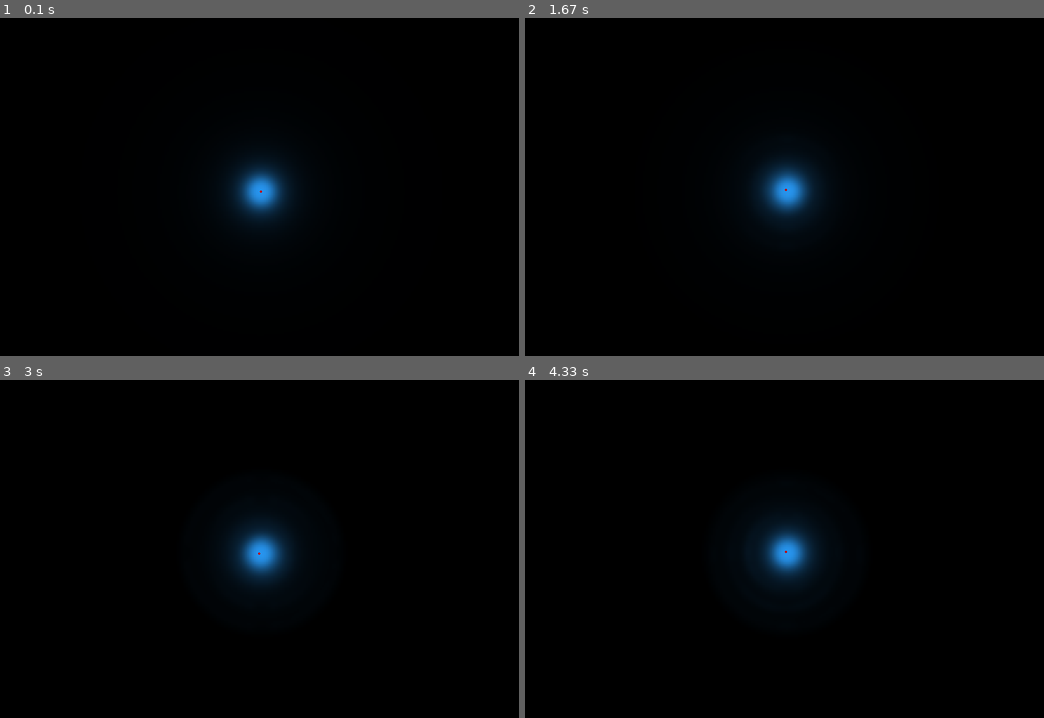
Above: before the commit, frames 1-4 (two rows, left to right).
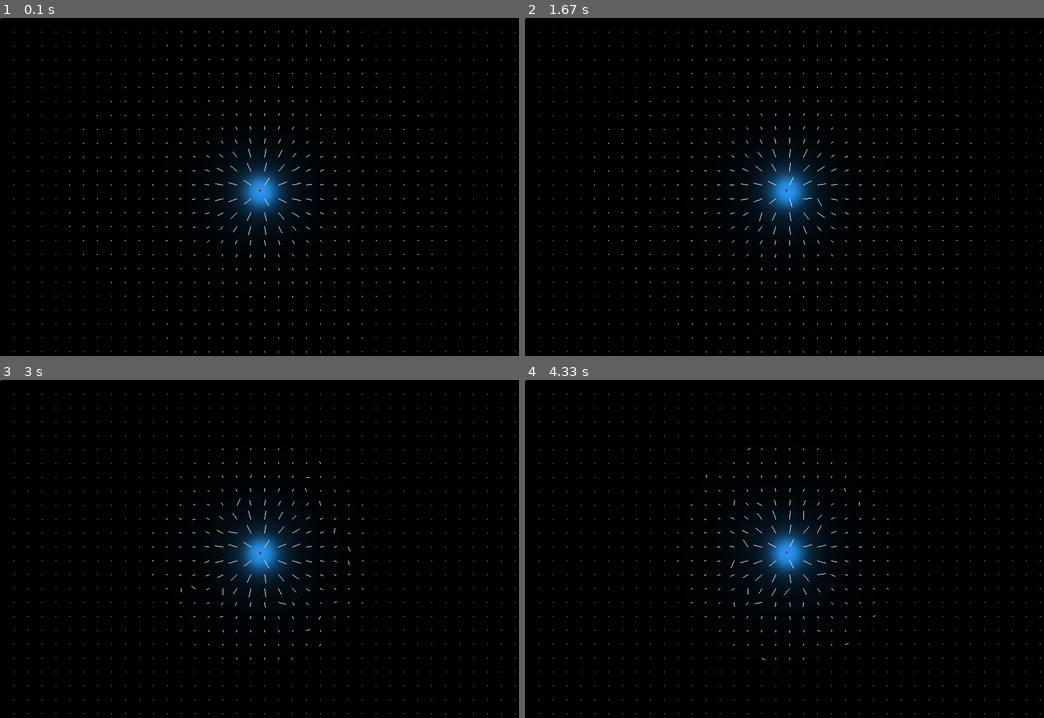
Above: after the commit, the same moments.

Repository: philippus180/Electromagnetic-Simulation
Game: pygame game, started from graphic_pygame.py
Same seed, same stepped clock (60 frames per second), same inputs: the game is played once before the commit and once after it.
Inputs (mouse positions are in pixels of both pictures, inside the frame that each line leads up to):
- Up to frame 1 (0.1 s): no input
- Up to frame 2 (1.67 s): hold Right 0.33-0.8 s; move the mouse to (768, 207) at 0.37 s; hold Up 0.83-1.13 s; hold Right 1.17-1.63 s
- Up to frame 3 (3 s): hold Left 1.67-2.2 s; hold Down 2.23-2.53 s; hold Left 2.57-2.97 s
- Up to frame 4 (4.33 s): hold Up 3-3.37 s; hold Right 3.4-4.03 s; hold Down from 4.07 s (still down)

The runs differ from the first frame. In frame 1, 0.4% of the frame differs, in the area x 0-100%, y 0-99%; in frame 2, 0.4%; in frame 3, 0.4%; in frame 4, 0.4%.

Commit message:
better scaling of positions

Diff:
--- a/graphic_pygame.py
+++ b/graphic_pygame.py
@@ -8,7 +8,7 @@
 
 
 WIDTH, HEIGHT = (900, 600)
-FPS = 50
+FPS = 30
 
 if len(sys.argv) > 1:
     WIDTH, HEIGHT = [int(i) for i in sys.argv[1].split('x')]
@@ -28,7 +28,7 @@
 Space = Field_Area(WIDTH//scale_factor, HEIGHT//scale_factor, pixel_size, dt, speed_of_light)
 
 mouse_charge = Space.add_charge(charge=1)
-# test_charge = Space.add_charge(charge=20, init_position = np.array([1,7.,0]))
+# test_charge = Space.add_charge(charge=-2, init_position = np.array([15,15.,0]))
 
 # Set up colors
 black = (0, 0, 0)
@@ -48,7 +48,7 @@
 electric_field_surface = pygame.Surface((x_resolution*scale_factor, y_resolution*scale_factor))
 
 
-draw_field_vectors = False
+draw_field_vectors = True
 mouse_input = False
 
 down_pressed = False
@@ -193,7 +193,7 @@
     ### UPDATE PHYSICS ###
 
     if mouse_input:
-        mouse_charge.set_update(Space.dt, Space.position_at_index((mouse_x, mouse_y)))
+        mouse_charge.set_update(Space.dt, Space.position_at_index((mouse_x, mouse_y), scale_factor))
     else:
         mouse_charge.set_update(Space.dt, new_charge_pos, new_charge_vel, new_charge_acc)
 
@@ -216,19 +216,19 @@
 
 
     if mouse_charge.charge == 0:
-        pygame.draw.circle(screen, white, scale_factor*Space.index_of_position(mouse_charge.position), 2)
+        pygame.draw.circle(screen, white, Space.index_of_position(mouse_charge.position, scale_factor), 2)
     elif mouse_charge.charge > 0:
-        pygame.draw.circle(screen, red, scale_factor*Space.index_of_position(mouse_charge.position), 2 * np.ceil(mouse_charge.charge))
+        pygame.draw.circle(screen, red, Space.index_of_position(mouse_charge.position, scale_factor), 2 * np.ceil(mouse_charge.charge))
     elif mouse_charge.charge < 0:
-        pygame.draw.circle(screen, blue, scale_factor*Space.index_of_position(mouse_charge.position), 2 * np.ceil(-mouse_charge.charge))
-    # pygame.draw.circle(screen, green, Space.index_of_position(test_charge.position), 2)
+        pygame.draw.circle(screen, blue, Space.index_of_position(mouse_charge.position, scale_factor), 2 * np.ceil(-mouse_charge.charge))
+    # pygame.draw.circle(screen, green, Space.index_of_position(test_charge.position, scale_factor), 2)
 
 
     if draw_field_vectors:
         start_time = time.time()
-        for pos in Space.position[::10, ::10].reshape(-1, 3):
-            start = scale_factor * Space.index_of_position(pos)
-            end = scale_factor * Space.index_of_position(pos[:2] + Space.E_at_position(pos)[:2] / max(0.05, np.linalg.norm(Space.E_at_position(pos)[:2])))
+        for pos in Space.position[::8, ::8].reshape(-1, 3):
+            start = Space.index_of_position(pos, scale_factor)
+            end = Space.index_of_position(pos[:2] + Space.E_at_position(pos)[:2] / max(0.05, np.linalg.norm(Space.E_at_position(pos)[:2])), scale_factor)
             pygame.draw.line(screen, white, start, end, width=1)
 
         end_time = time.time()
--- a/maxwell_calculation.py
+++ b/maxwell_calculation.py
@@ -22,8 +22,9 @@
 def add_vector_to_list(list, vector):
     return np.concatenate((list, vector[np.newaxis,:]))
 
+
 class Charge():
-    max_length_old = 100
+    max_length_old = 80
 
     def __init__(self, field: 'Field_Area', charge=1, mass=1, init_position=np.zeros(3), init_velocity=np.zeros(3)) -> None:
         self.charge = charge
@@ -39,6 +40,7 @@
 
         self.light_travel_distance = np.arange(self.max_length_old, -1, -1) * field.speed_of_light * field.dt
         self.old_dt = np.ones(self.max_length_old) * field.dt
+
 
     def lorentz_force(self):
         return self.charge * (self.field.E_at_position(self.position) )# + np.cross(self.velocity, self.field.B(self.position)))
@@ -140,35 +142,38 @@
         self.dx = self.speed_of_light*self.dt
 
 
-    def position_at_index(self, index):
-        return self.position[index]
-
-
-    def index_of_position(self, position):
-        x_index = round((position[0] - self.x_min) / self.pixel_size)
-        y_index = round((position[1] - self.y_min) / self.pixel_size)
-
-        if x_index > 0 and x_index < self.x_resolution and y_index > 0 and y_index < self.y_resolution:
+    def position_at_index(self, index, scale_factor):
+        return np.array([index[0] * self.pixel_size / scale_factor + self.x_min, index[1] * self.pixel_size / scale_factor + self.y_min, 0])
+
+
+    def index_of_position(self, position, scale_factor=1):
+        x_index = round((position[0] - self.x_min) / self.pixel_size * scale_factor)
+        y_index = round((position[1] - self.y_min) / self.pixel_size * scale_factor)
+
+        scaled_x_res = self.x_resolution * scale_factor
+        scaled_y_res = self.y_resolution * scale_factor
+
+        if x_index > 0 and x_index < scaled_x_res and y_index > 0 and y_index < scaled_y_res:
             return np.array([x_index, y_index])
 
         elif x_index < 0 and y_index < 0:
             return np.array([0, 0])
-        elif x_index >= self.x_resolution and y_index >= self.y_resolution:
-            return np.array([self.x_resolution -1, self.y_resolution-1])
-        elif x_index >= self.x_resolution and y_index < 0:
-            return np.array([self.x_resolution-1, 0])
-        elif x_index < 0 and y_index >= self.y_resolution:
-            return np.array([0, self.y_resolution-1])
+        elif x_index >= scaled_x_res and y_index >= scaled_y_res:
+            return np.array([scaled_x_res -1, scaled_y_res-1])
+        elif x_index >= scaled_x_res and y_index < 0:
+            return np.array([scaled_x_res-1, 0])
+        elif x_index < 0 and y_index >= scaled_y_res:
+            return np.array([0, scaled_y_res-1])
 
 
         elif x_index < 0:
             return np.array([0, y_index])
-        elif x_index >= self.x_resolution:
-            return np.array([self.y_resolution-1, y_index])
+        elif x_index >= scaled_x_res:
+            return np.array([scaled_x_res-1, y_index])
         elif y_index < 0:
             return np.array([x_index, 0])
-        elif y_index >= self.y_resolution:
-            return np.array([x_index, self.y_resolution-1])
+        elif y_index >= scaled_y_res:
+            return np.array([x_index, scaled_y_res-1])
 
         return np.array([0,0])
 
@@ -237,17 +242,16 @@
         vec_to_q = self.position - charge_pos
         self.E = charge * vec_to_q, 1 / (np.linalg.norm(vec_to_q, axis=2)**2)[:,:,np.newaxis]
 
+
     # @time_it
     def E_field_in_color_numpy(self, saturation_point=1, scale_factor=1):
         E_field_color = np.tanh(self.E_norm / saturation_point, dtype=np.float32)
 
         E_field_color = scipy.ndimage.gaussian_filter(E_field_color, 2)[:,:,np.newaxis]
-        # E_field_color = (cv2.GaussianBlur(E_field_color, (9, 9),0))[:,:,np.newaxis]
 
         color_field = (self.color_field*E_field_color).astype(np.uint8)
 
         color_field = np.repeat(np.repeat(color_field, scale_factor, axis=0), scale_factor, axis=1)
-        # print(color_field)
 
         return color_field
 
